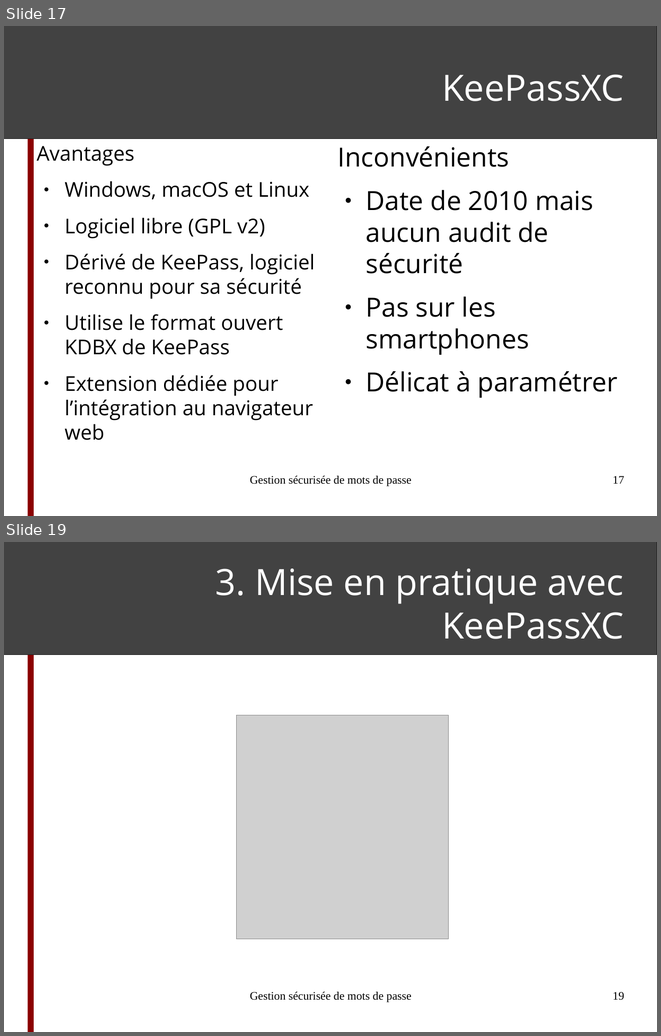
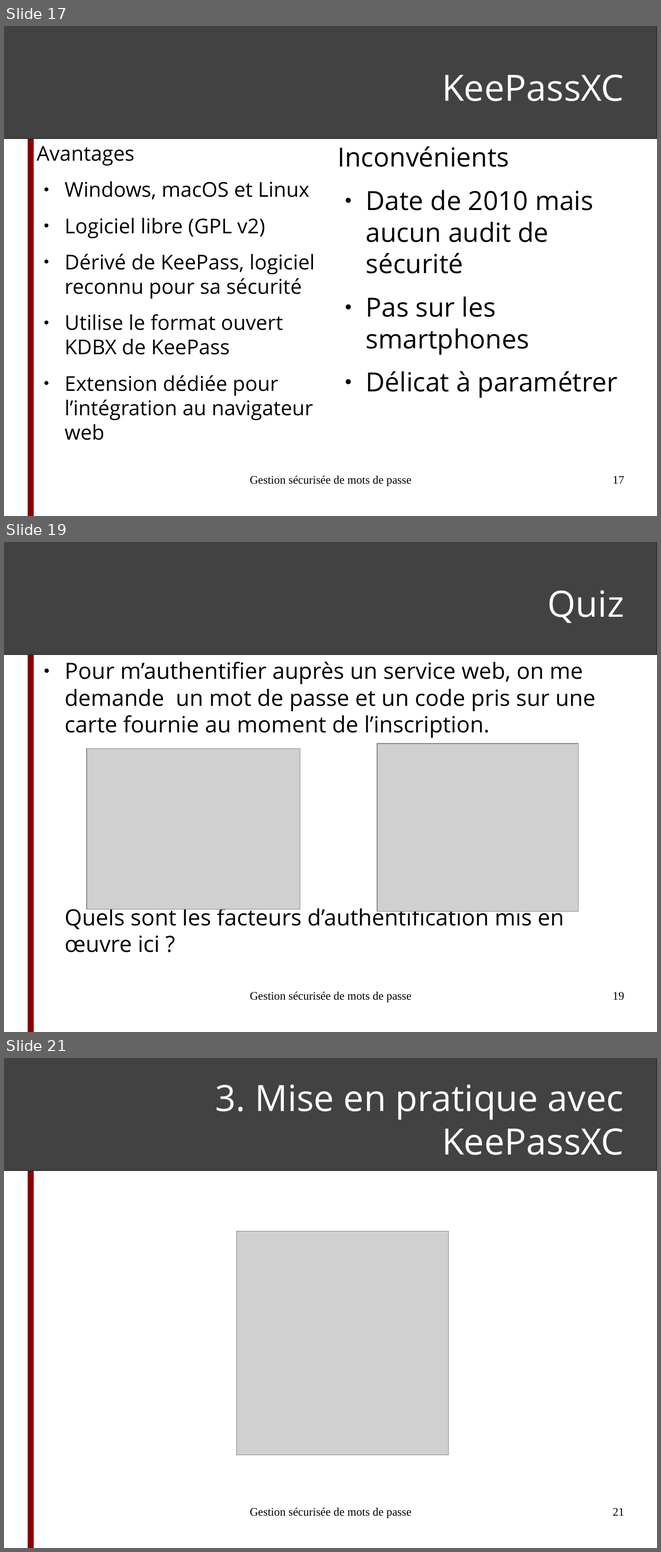
Before and after one commit to ftassy/Voyages-en-Cyberie, a slide deck: module_mots_de_passe/Gestion_securisee_de_mots_de_passe.odp. Shown one above the other, each under a label of ours: slides 17 and 19 before the commit, slides 17, 19 and 21 after it; the slides between them are not shown. The pictures are 661x1036 and 661x1552 pixels, drawn with LibreOffice and Linux fonts; fonts in the diff are those of the drawing; grey boxes stand for pictures. Boxes give left, top, right and bottom in pixels: in the first picture for what was removed or moved away, otherwise in the second. Text is boxed around its words. In the diff, an @@ line names an element or a change of style, - is before the commit and + after.

Commit message:
Mise à jour de la présentation des mots de passes et du README

```diff
--- a/module_mots_de_passe/Gestion_securisee_de_mots_de_passe.odp
+++ b/module_mots_de_passe/Gestion_securisee_de_mots_de_passe.odp
@@ slide 19 added at box(4, 542, 657, 1032), background #FFFFFF; not listed: 2 template elements that a slide beside it also shows @@
@@ title added at box(548, 590, 624, 623), 44 pt, text #FFFFFF @@
+Quiz
@@ text added at box(64, 661, 595, 952), 27.2 pt, text #000000 @@
+● Pour m’authentifier auprès un service web, on me demande un mot de passe et un code pris sur une carte fournie au moment de l’inscription.
+Quels sont les facteurs d’authentification mis en œuvre ici ?
@@ picture added at box(87, 748, 300, 909) @@
@@ picture added at box(377, 743, 579, 912) @@
@@ text added at box(250, 991, 412, 1002), 14 pt, text #000000 @@
+Gestion sécurisée de mots de passe
@@ page number added at box(612, 991, 624, 1000), 14 pt, text #000000 @@
+19
@@ what was slide 19 is now slide 21 @@
@@ page number at box(612, 1507, 624, 1515): text changed @@
-19
+21
```
Also in this commit, not shown: 5 slides changed, 1 other slide added, 1 slide removed, 1 other file.
